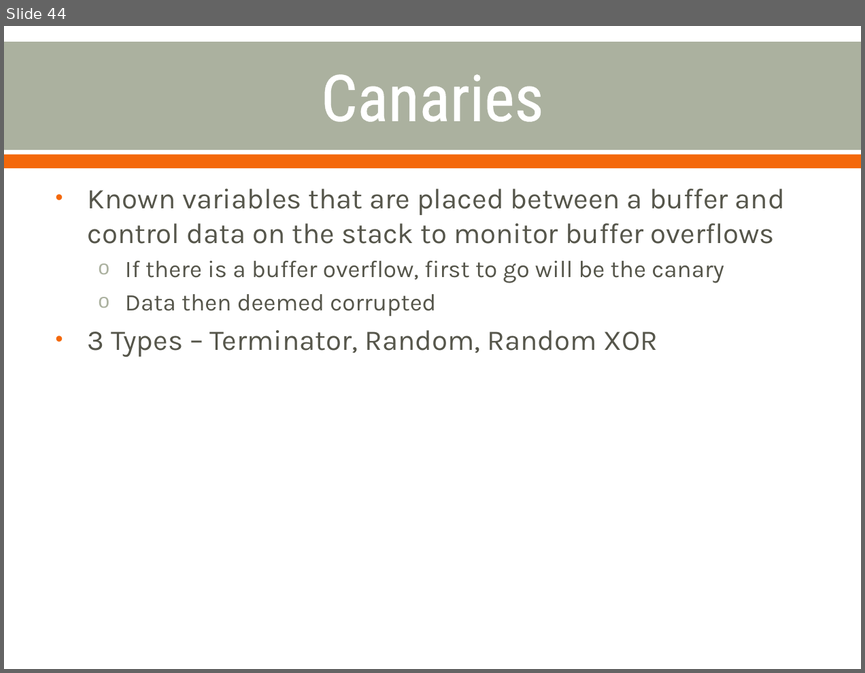
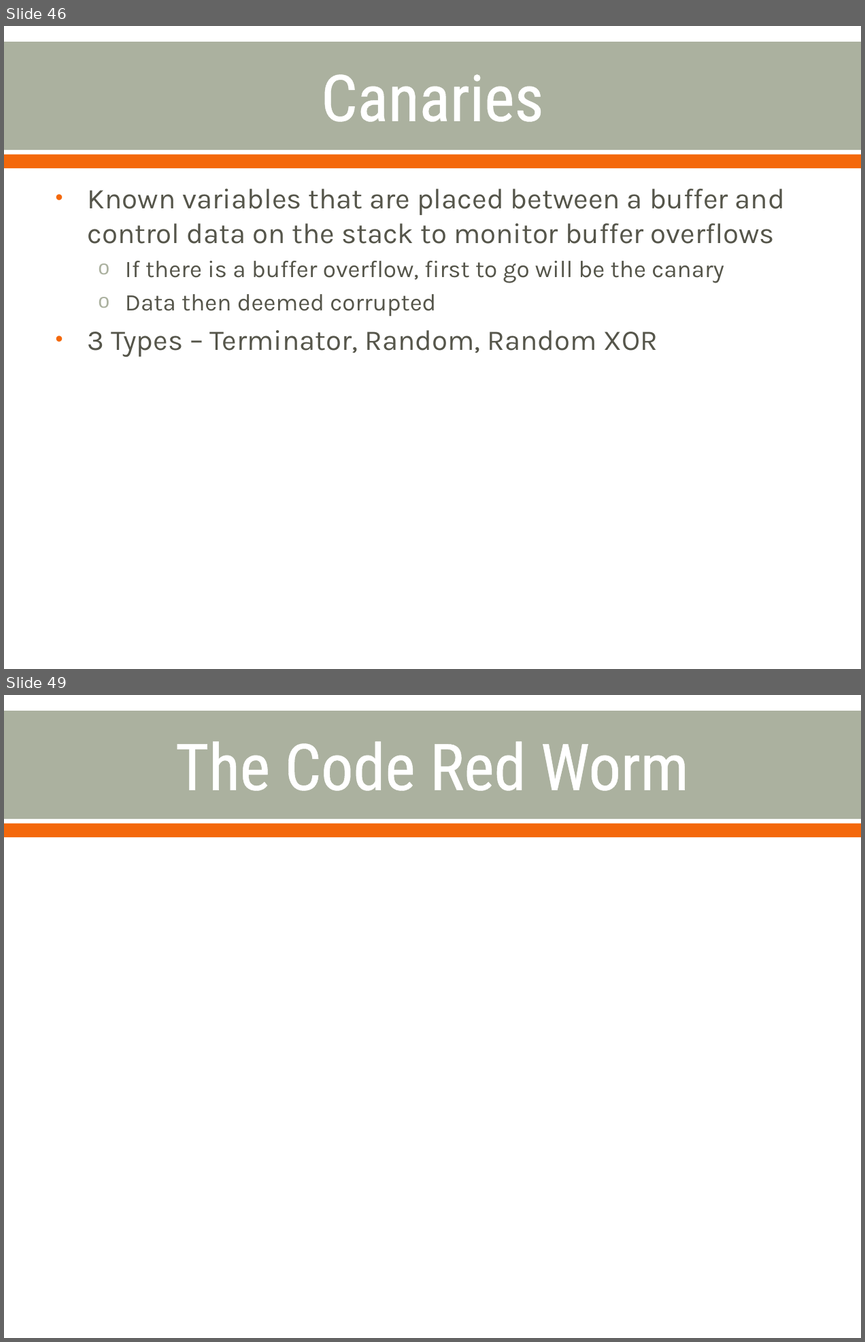
Before and after one commit to cornwe19/cse825, a slide deck: Buffer Overflow Attacks.pptx. Shown one above the other, each under a label of ours: slide 44 before the commit, slides 46 and 49 after it; the slides between them are not shown. The pictures are 865x673 and 865x1342 pixels, drawn with LibreOffice and Linux fonts; fonts in the diff are those of the drawing. Boxes give left, top, right and bottom in pixels: in the first picture for what was removed or moved away, otherwise in the second. Text is boxed around its words. In the diff, an @@ line names an element or a change of style, - is before the commit and + after.

```diff
--- a/Buffer Overflow Attacks.pptx
+++ b/Buffer Overflow Attacks.pptx
@@ slide 49 added at (4,695,861,1338), background #FFFFFF; not listed: 2 template elements that a slide beside it also shows @@
@@ title added at (175,741,689,791), 54 pt, text #FFFFFF @@
+The Code Red Worm
@@ what was slide 44 is now slide 46 @@
```
Also in this commit, not shown: 5 other slides added, 1 slide removed.
